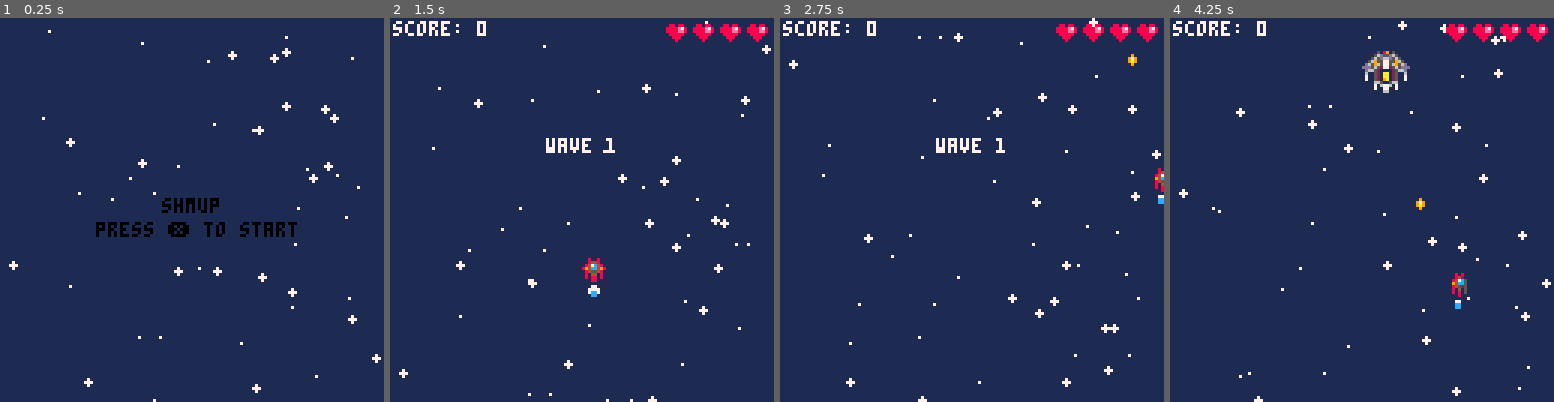
Above: before the commit, frames 1-4 (left to right).
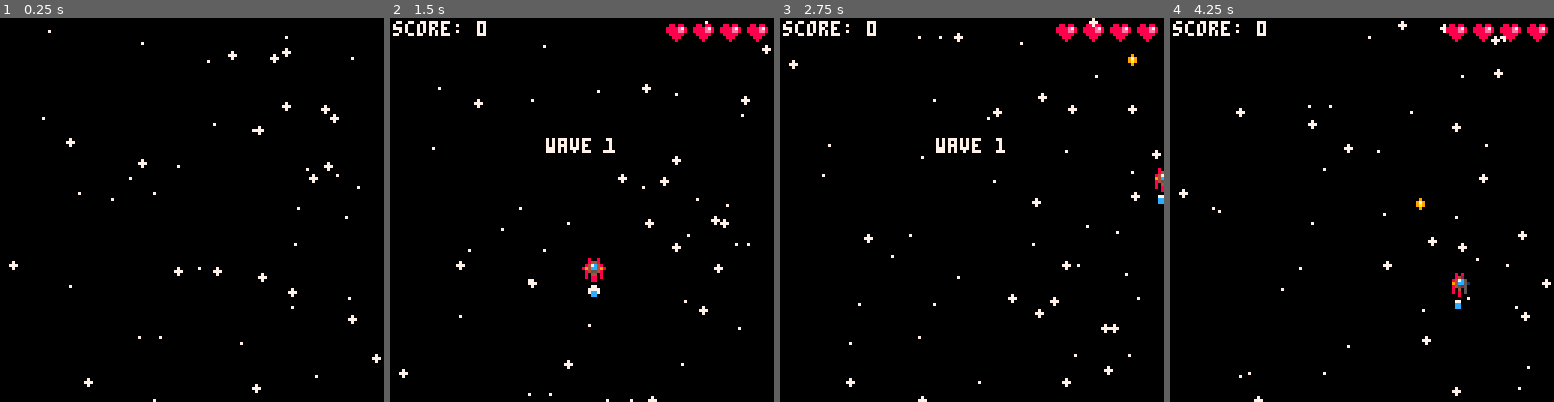
Above: after the commit, the same moments.

Repository: ehmtang/shmup_p8
Game: PICO-8 cartridge cart.p8
The game is run twice, just before and just after one commit, with the same random seed, the same clock (stepped at 60 frames per second) and the same inputs.
Inputs:
- Up to frame 1 (0.25 s): no input
- Up to frame 2 (1.5 s): tap X (X key) at 0.33, 1.07 s; tap O (Z key) at 0.7 s
- Up to frame 3 (2.75 s): hold Right 1.6-2.1 s; tap O (Z key) at 1.7, 2.1, 2.5 s; tap X (X key) at 1.85 s; hold Up 2.15-2.42 s; hold Right from 2.47 s (still down)
- Up to frame 4 (4.25 s): tap O (Z key) every 0.4 s from 2.9 to 4.1 s; tap X (X key) at 2.97, 4.08 s; release Right at 3.03 s; hold Left 3.08-3.58 s; hold Down 3.63-3.97 s; hold Right from 4.02 s (still down)

The runs differ from the first frame. In frame 1, 98% of the frame differs, in the area x 0-100%, y 0-100%; in frame 2, 98%; in frame 3, 98%; in frame 4, 98%.

Commit message:
lerp to positions

Diff:
--- a/cart.p8
+++ b/cart.p8
@@ -9,6 +9,7 @@
 
 -- game states and objects
 #include scripts/objects/gameobject.lua
+#include scripts/objects/particles.lua
 #include scripts/scenes/flowstate.lua
 #include scripts/objects/camera.lua
 #include scripts/objects/bullet.lua
--- a/scripts/main.lua
+++ b/scripts/main.lua
@@ -3,6 +3,7 @@
 -- Main function
 function _init()
     cls()
+
     camera_obj:init()
     flowstate_manager:set_state(splash_fs)
 end
@@ -18,7 +19,7 @@
 
 -- Draw function
 function _draw()
-    cls(1)
+    cls()
     g_obj_manager:draw()
     flowstate_manager:draw_state()
 end
--- a/scripts/objects/bullet.lua
+++ b/scripts/objects/bullet.lua
@@ -28,7 +28,6 @@
     end,
 
     draw = function(_ENV)
-        --rectfill(spr_x, spr_y, spr_x + spr_w, spr_y + spr_h, 8)
         spr(spr_id + frame, pos_x, pos_y)
     end,
 })
--- a/scripts/objects/camera.lua
+++ b/scripts/objects/camera.lua
@@ -29,14 +29,14 @@
             local progress = 1 - (shake_time / shake_duration)
             local easing_factor = easeOutQuad(progress)
 
-            local fx1 = cx1[1] * sin(cx1[2] * g_time + cx1[3])
-            local fx2 = cx2[1] * sin(cx2[2] * g_time + cx2[3])
-            local fx3 = cx3[1] * sin(cx3[2] * g_time + cx3[3])
+            local fx1 = cx1[1] * sin(cx1[2] * progress + cx1[3])
+            local fx2 = cx2[1] * sin(cx2[2] * progress + cx2[3])
+            local fx3 = cx3[1] * sin(cx3[2] * progress + cx3[3])
             offX = (fx1 + fx2 + fx3) * shake_amplitude * easing_factor
 
-            local fy1 = cy1[1] * sin(cy1[2] * g_time + cy1[3])
-            local fy2 = cy2[1] * sin(cy2[2] * g_time + cy2[3])
-            local fy3 = cy3[1] * sin(cy3[2] * g_time + cy3[3])
+            local fy1 = cy1[1] * sin(cy1[2] * progress + cy1[3])
+            local fy2 = cy2[1] * sin(cy2[2] * progress + cy2[3])
+            local fy3 = cy3[1] * sin(cy3[2] * progress + cy3[3])
             offY = (fy1 + fy2 + fy3) * shake_amplitude * easing_factor
         else
             offX, offY = 0, 0
--- a/scripts/objects/enemy.lua
+++ b/scripts/objects/enemy.lua
@@ -1,7 +1,7 @@
-DEFAULT = 0
-HOMING = 1
-SINE_WAVE = 2
-TELEPORT = 3
+ENEM_DEFAULT = 0
+ENEM_HOMING = 1
+ENEM_SINE_WAVE = 2
+ENEM_TELEPORT = 3
 
 enemy_obj = game_object:new({
 
@@ -15,7 +15,12 @@
     fire_rate = 0.3,
     lives = 4,
     flash_time = 0,
-    pattern = DEFAULT,
+
+    start_pos_x = 0,
+    start_pos_y = 0,
+
+    state = "enter",
+    pattern = ENEM_DEFAULT,
 
     init = function(_ENV)
         game_object:init()
@@ -31,7 +36,14 @@
     end,
 
     update = function(_ENV)
+        if state == "enter" then
+            _ENV:update_enter()
+        end
+
         fire_time += g_dt
+
+
+
 
         -- clamp velocities
         if ssqr(vel_x, vel_y) > max_vel * max_vel then
@@ -65,6 +77,14 @@
         pos_y += vel_y
 
         _ENV:resolve_collision()
+    end,
+
+    update_enter = function(_ENV)
+        local t = g_dt * 0.5
+
+        pos_x = lerp(pos_x, start_pos_x, easeOutQuad(t))
+        pos_y = lerp(pos_y, start_pos_y, easeOutQuad(t))
+
     end,
 
     draw = function(_ENV)
@@ -111,66 +131,24 @@
                 lives -= 1
                 flash_time = 3
 
+                -- create spark particles
+                spark_particles(5, pos_x, pos_y)
+
+                -- 1 in 3 chance
+                if flr(rnd(3)) + 1 == 1 then
+                    shockwave_particles(pos_x, pos_y)
+                end
+
                 if lives <= 0 then
                     sfx(2)
                     active = false
                     level_fs.score += 1
 
                     -- create explosion particles
-                    local colours = { 8, 9, 10, 11, 12, 13, 14, 15 }
-                    for i = 1, 10 + rnd(10) do
-                        local particle = particle_object:new({
-                            pos_x = pos_x + 4 + rnd(4),
-                            pos_y = pos_y + 4 + rnd(4),
-                            vel_x = rnd() - 0.5,
-                            vel_y = rnd() - 0.5,
-                            clr = rnd(colours),
-                            rad = rnd() * 3,
-                            age = rnd() * 5,
-                            rad_inc = 0.01
-                        })
-                        add(g_obj_manager.p_objs, particle)
-                    end
+                    explosion_particles(10, pos_x, pos_y)
 
                     -- create shockwave particle
-                    local particle = particle_object:new({
-                        pos_x = pos_x + 4,
-                        pos_y = pos_y + 4,
-                        clr = 7,
-                        rad = 5 + rnd(3),
-                        rad_inc = 0.2,
-                        clear = true,
-                        age = rnd(10)
-                    })
-                    add(g_obj_manager.p_objs, particle)
-                end
-
-                -- create spark particles
-                for i = 1, 5 + rnd(5) do
-                    local particle = particle_object:new({
-                        pos_x = pos_x + 4,
-                        pos_y = pos_y + 4,
-                        vel_x = rnd() - 0.5,
-                        vel_y = rnd() - 0.5,
-                        clr = 7,
-                        rad = 0,
-                    })
-                    add(g_obj_manager.p_objs, particle)
-                end
-
-                -- 1 in 3 chance
-                if flr(rnd(3)) + 1 == 1 then
-                    -- create shockwave particle
-                    local particle = particle_object:new({
-                        pos_x = pos_x + 4,
-                        pos_y = pos_y + 4,
-                        clr = 7,
-                        rad = 1 + rnd(2),
-                        rad_inc = 0.2,
-                        clear = true,
-                        age = 20
-                    })
-                    add(g_obj_manager.p_objs, particle)
+                    shockwave_particles(pos_x, pos_y, 5 + rnd(3), rnd(10))
                 end
             end
         end
@@ -204,7 +182,7 @@
         spr_y = pos_y
         --rectfill(spr_x, spr_y, spr_x + spr_w, spr_y + spr_h, 8)
 
-        spr(spr_id + frame, pos_x, pos_y, 2,2)
+        spr(spr_id + frame, pos_x, pos_y, 2, 2)
         -- Reset palette after drawing this enemy
         pal()
     end,
--- a/scripts/objects/gameobject.lua
+++ b/scripts/objects/gameobject.lua
@@ -58,40 +58,6 @@
     end
 })
 
-particle_object = game_object:new({
-
-    clr = 0,
-    age = 0,
-    max_age = 30,
-    rad_inc = 0,
-
-    update = function(_ENV)
-
-        rad += rad_inc
-
-        age += 1
-        if age > max_age then
-            active = false
-        end
-
-        -- update physics
-        vel_x += acc_x
-        vel_y += acc_y
-        pos_x += vel_x
-        pos_y += vel_y
-end,
-
-    draw = function (_ENV)
-        if clear then
-            circ(pos_x, pos_y, rad, clr)
-        else
-            circfill(pos_x, pos_y, rad, clr)
-        end
-    end
-})
-
-
-
 g_obj_manager = class:new({
     g_objs = {},
     p_objs = {},
--- /dev/null
+++ b/scripts/objects/particles.lua
@@ -0,0 +1,74 @@
+particle_object = game_object:new({
+
+    clr = 0,
+    age = 0,
+    max_age = 30,
+    rad_inc = 0,
+
+    update = function(_ENV)
+        rad += rad_inc
+
+        age += 1
+        if age > max_age then
+            active = false
+        end
+
+        -- update physics
+        vel_x += acc_x
+        vel_y += acc_y
+        pos_x += vel_x
+        pos_y += vel_y
+    end,
+
+    draw = function(_ENV)
+        if clear then
+            circ(pos_x, pos_y, rad, clr)
+        else
+            circfill(pos_x, pos_y, rad, clr)
+        end
+    end
+})
+
+function explosion_particles(n, pos_x, pos_y)
+    local colours = { 8, 9, 10, 11, 12, 13, 14, 15 }
+    for i = 1, n + rnd(n) do
+        local particle = particle_object:new({
+            pos_x = pos_x + 4 + rnd(4),
+            pos_y = pos_y + 4 + rnd(4),
+            vel_x = rnd() - 0.5,
+            vel_y = rnd() - 0.5,
+            clr = rnd(colours),
+            rad = rnd() * 3,
+            age = rnd() * 5,
+            rad_inc = 0.01
+        })
+        add(g_obj_manager.p_objs, particle)
+    end
+end
+
+function spark_particles(n, pos_x, pos_y)
+    for i = 1, n + rnd(n) do
+        local particle = particle_object:new({
+            pos_x = pos_x + 4,
+            pos_y = pos_y + 4,
+            vel_x = rnd() - 0.5,
+            vel_y = rnd() - 0.5,
+            clr = 7,
+            rad = 0,
+        })
+        add(g_obj_manager.p_objs, particle)
+    end
+end
+
+function shockwave_particles(pos_x, pos_y, _rad, _age)
+    local particle = particle_object:new({
+        pos_x = pos_x + 4,
+        pos_y = pos_y + 4,
+        clr = 7,
+        rad = _rad,
+        rad_inc = 0.2,
+        clear = true,
+        age = _age
+    })
+    add(g_obj_manager.p_objs, particle)
+end
--- a/scripts/objects/player.lua
+++ b/scripts/objects/player.lua
@@ -214,29 +214,10 @@
             camera_obj:set_shake(0.5, 0.5)
 
             -- spark particles
-            for i = 1, 5 + rnd(5) do
-                local particle = particle_object:new({
-                    pos_x = pos_x + 4,
-                    pos_y = pos_y + 4,
-                    vel_x = rnd() - 0.5,
-                    vel_y = rnd() - 0.5,
-                    clr = 7,
-                    rad = 0,
-                })
-                add(g_obj_manager.p_objs, particle)
-            end
-
-            -- shockwave particle
-            local particle = particle_object:new({
-                pos_x = pos_x + 4,
-                pos_y = pos_y + 4,
-                clr = 7,
-                rad = 1 + rnd(2),
-                rad_inc = 0.2,
-                clear = true,
-                age = 20
-            })
-            add(g_obj_manager.p_objs, particle)
+            spark_particles(5, pos_x, pos_y)
+
+            -- shockwave particles
+            shockwave_particles(pos_x, pos_y, 1+rnd(2), 20)
         end
     end,
 
--- a/scripts/scenes/gameover.lua
+++ b/scripts/scenes/gameover.lua
@@ -6,9 +6,9 @@
 
     update = function(_ENV)
         if btnp(5) then
+            g_obj_manager:clear_all()
             return splash_fs
         end
-        g_obj_manager:clear_all()
         return nil
     end,
 
--- a/scripts/scenes/level.lua
+++ b/scripts/scenes/level.lua
@@ -25,7 +25,14 @@
                 for j = 1, col, 1 do
                     x = x0 + j * 10
                     y = y0 + i * 10
-                    enemy = enemy_obj:new({ pos_x = x, pos_y = y, n_wave = n_wave })
+
+                    enemy = enemy_obj:new({
+                        pos_x = x,
+                        pos_y = y,
+                        n_wave = n_wave,
+                        start_pos_x = x,
+                        start_pos_y = y + 64})
+
                     add(enemies, enemy)
                     add(g_obj_manager.g_objs, enemy)
                 end
@@ -40,10 +47,9 @@
 
     generate_wave_queue = function(_ENV)
         -- Add different waves
-        _ENV:add_wave(64, 10, 0, 0, enemyBoss_obj)
-        -- _ENV:add_wave(10, 10, 3, 3, enemy_obj)
-        -- _ENV:add_wave(20, 20, 4, 4, enemy_obj)
-        -- _ENV:add_wave(30, 30, 5, 5, enemy_obj)
+        _ENV:add_wave(4, -58, 4, 10, enemy_obj)
+        _ENV:add_wave(4, -58, 4, 10, enemy_obj)
+        _ENV:add_wave(64, 1, 0, 0, enemyBoss_obj)
     end,
 
     is_ready_for_next_queue = function(_ENV)
Not shown, changed: 21 lines of the sprite sheet (__gfx__) section of cart.p8
Not shown, changed: the sound effects (__sfx__) section of cart.p8
